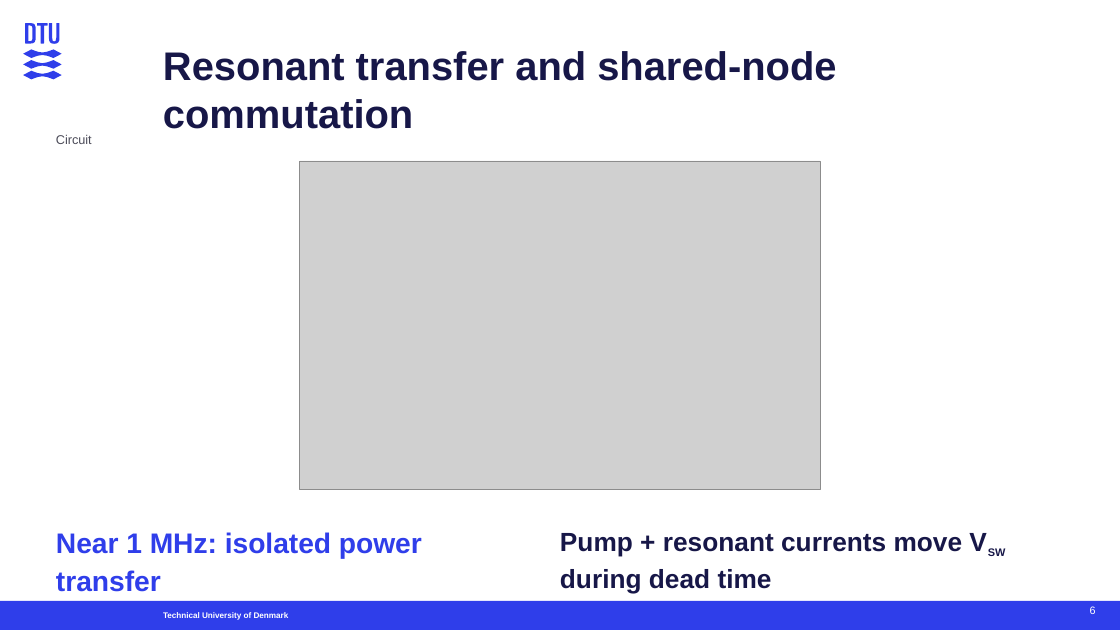
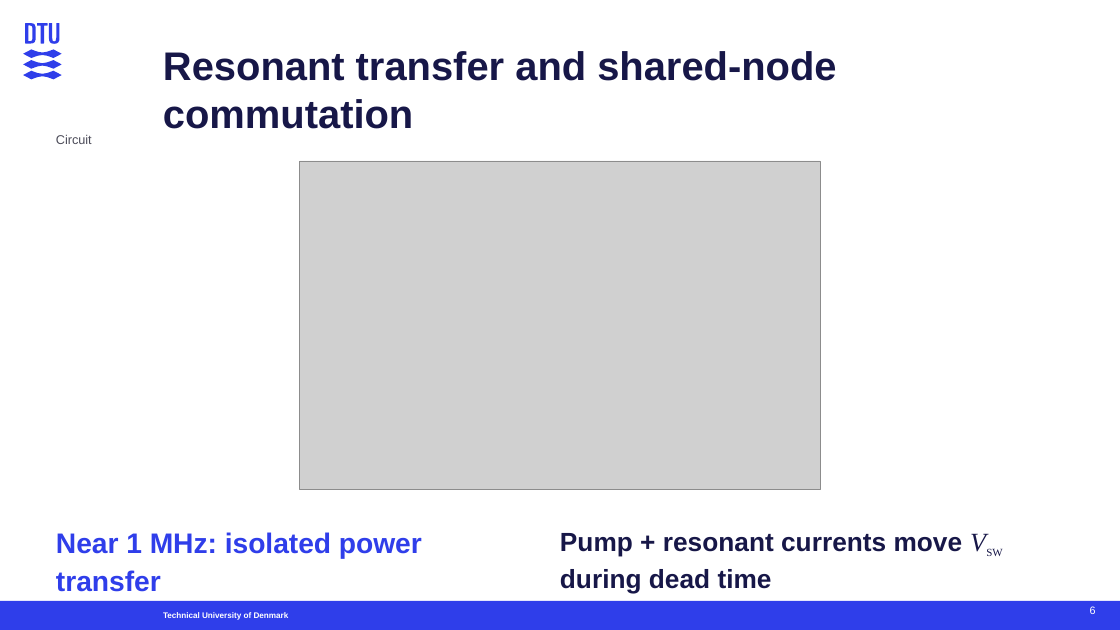
Before and after one commit to kform-danish-office/Thesis, a slide deck: slide 6 of presentations/defense/Defense_Supervisor_Flow.pptx. Drawn at 1120x630 pixels with LibreOffice and Linux fonts; fonts in the diff are those of the drawing; grey boxes stand for pictures. Boxes give left, top, right and bottom in pixels: in the first picture for what was removed or moved away, otherwise in the second. Text is boxed around its words. In the diff, an @@ line names an element or a change of style, - is before the commit and + after.

```diff
--- a/presentations/defense/Defense_Supervisor_Flow.pptx
+++ b/presentations/defense/Defense_Supervisor_Flow.pptx
@@ text "Pump + resonant currents move ..." at [560, 533, 963, 594]: font Arial to Times New Roman, bold off, italic on in "VSW" @@
```
Also in this commit, not shown: 10 other slides changed, 1 slide added, 5 other files.
